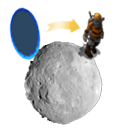
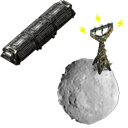
Comparing the layer stacks of the two (128, 128) images. Changes:
added group "orbital-logistics" with 3 layers above "interplanetary-teleportation" over (0, 0, 125, 125)
added layer "Layer 8" in group "orbital-logistics" over (0, 0, 76, 66)
added layer "radio" in group "orbital-logistics" over (74, 13, 125, 75)
added layer "Layer 7 copy" in group "orbital-logistics" over (57, 58, 120, 125)
hid group "interplanetary-teleportation" (8 layers) over (6, 6, 115, 125)
